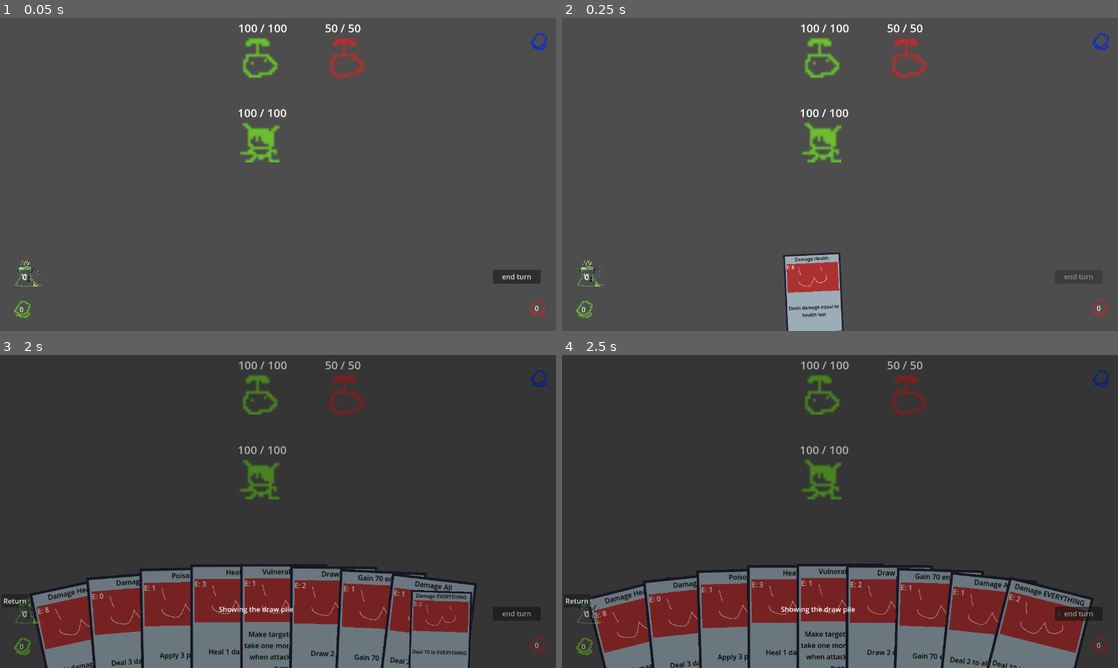
Above: before the commit, frames 1-4 (two rows, left to right).
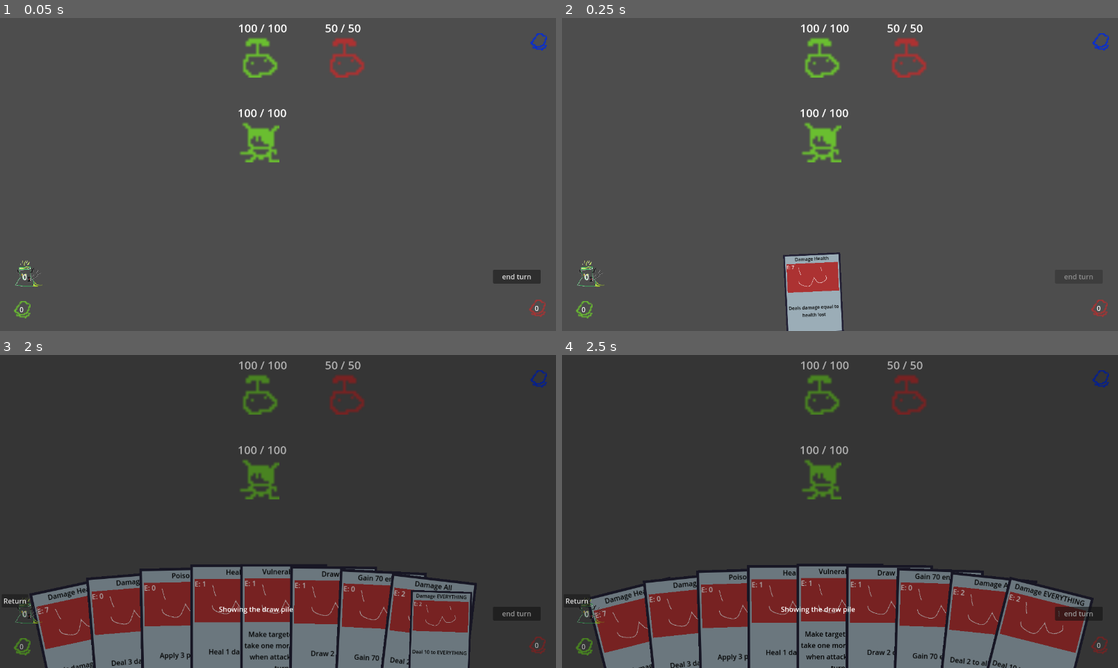
Above: after the commit, the same moments.

Repository: Saplings-Projects/1M_sub
Game: Godot game, scene res://#Scenes/TestingScene.tscn
The game is run twice, just before and just after one commit, with the same random seed, the same clock (stepped at 60 frames per second) and the same inputs.
Inputs (mouse positions are in pixels of both pictures, inside the frame that each line leads up to):
- Up to frame 1 (0.05 s): no input
- Up to frame 2 (0.25 s): no input
- Up to frame 3 (2 s): click (255, 624) at 0.52 s; click "0" at 1.25 s
- Up to frame 4 (2.5 s): click "end turn" at 2 s

Frame 1 is identical in both runs. In frame 2, less than 0.1% of the frame differs, in the area x 41-42%, y 79-81%; in frame 3, less than 0.1%, in the area x 8-73%, y 72-83%; in frame 4, less than 0.1%.

Commit message:
Adds a class to hold data for the energy of the card.

Diff:
--- a/Cards/CardBase.gd
+++ b/Cards/CardBase.gd
@@ -14,12 +14,13 @@
 ## For example, consider the card: "Deal 10 damage to all enemies, but take 3 damage"
 
 @export var application_type: Enums.ApplicationType = Enums.ApplicationType.ENEMY_ONLY
-@export var energy_cost: int = 0
 @export var card_title: String = "NULL"
 @export var card_key_art: ImageTexture = null
 @export var card_description: String = "NULL"
 
 @export var card_effects_data: Array[EffectData] = []
+
+@export var energy: EnergyData = EnergyData.new()
 
 func _ready() -> void:
 	card_effects_data = []
--- /dev/null
+++ b/Cards/EnergyData.gd
@@ -0,0 +1,4 @@
+extends Resource
+class_name EnergyData
+
+@export var energy_cost: int = 0
--- a/Cards/Resource/Card_Damage.tres
+++ b/Cards/Resource/Card_Damage.tres
@@ -1,8 +1,9 @@
-[gd_resource type="Resource" script_class="CardBase" load_steps=6 format=3 uid="uid://dxgoopi1roxu4"]
+[gd_resource type="Resource" script_class="CardBase" load_steps=8 format=3 uid="uid://dxgoopi1roxu4"]
 
 [ext_resource type="Script" path="res://Cards/CardBase.gd" id="1_44g0o"]
 [ext_resource type="Script" path="res://Cards/Effects/EffectDamage.gd" id="1_pferl"]
 [ext_resource type="Script" path="res://Cards/Effects/EffectData.gd" id="2_l5jxp"]
+[ext_resource type="Script" path="res://Cards/EnergyData.gd" id="3_3e61b"]
 
 [sub_resource type="Resource" id="Resource_twrvn"]
 script = ExtResource("1_pferl")
@@ -13,10 +14,14 @@
 value = 3
 target_type = 0
 
+[sub_resource type="Resource" id="Resource_psuc1"]
+script = ExtResource("3_3e61b")
+energy_cost = 0
+
 [resource]
 script = ExtResource("1_44g0o")
 application_type = 1
-energy_cost = 0
 card_title = "Damage"
 card_description = "Deal 3 damage"
 card_effects_data = Array[ExtResource("2_l5jxp")]([SubResource("Resource_8ifm0")])
+energy = SubResource("Resource_psuc1")
--- a/Cards/Resource/Card_DamageAll.tres
+++ b/Cards/Resource/Card_DamageAll.tres
@@ -1,8 +1,9 @@
-[gd_resource type="Resource" script_class="CardBase" load_steps=6 format=3 uid="uid://0x385c3nuq8f"]
+[gd_resource type="Resource" script_class="CardBase" load_steps=8 format=3 uid="uid://0x385c3nuq8f"]
 
 [ext_resource type="Script" path="res://Cards/CardBase.gd" id="1_j02oq"]
 [ext_resource type="Script" path="res://Cards/Effects/EffectDamage.gd" id="1_ktww3"]
 [ext_resource type="Script" path="res://Cards/Effects/EffectData.gd" id="2_ar7ey"]
+[ext_resource type="Script" path="res://Cards/EnergyData.gd" id="3_4ylaw"]
 
 [sub_resource type="Resource" id="Resource_f6djy"]
 script = ExtResource("1_ktww3")
@@ -13,10 +14,14 @@
 value = 2
 target_type = 1
 
+[sub_resource type="Resource" id="Resource_iu8pb"]
+script = ExtResource("3_4ylaw")
+energy_cost = 2
+
 [resource]
 script = ExtResource("1_j02oq")
 application_type = 1
-energy_cost = 1
 card_title = "Damage All"
 card_description = "Deal 2 to all enemies"
 card_effects_data = Array[ExtResource("2_ar7ey")]([SubResource("Resource_cwhuj")])
+energy = SubResource("Resource_iu8pb")
--- a/Cards/Resource/Card_DamageHealth.tres
+++ b/Cards/Resource/Card_DamageHealth.tres
@@ -1,7 +1,8 @@
-[gd_resource type="Resource" script_class="CardBase" load_steps=6 format=3 uid="uid://boodcfdepyk5i"]
+[gd_resource type="Resource" script_class="CardBase" load_steps=8 format=3 uid="uid://boodcfdepyk5i"]
 
 [ext_resource type="Script" path="res://Cards/Effects/EffectDamageHealth.gd" id="1_v8nqe"]
 [ext_resource type="Script" path="res://Cards/Effects/EffectData.gd" id="2_v2ps8"]
+[ext_resource type="Script" path="res://Cards/EnergyData.gd" id="3_b6h5g"]
 [ext_resource type="Script" path="res://Cards/CardBase.gd" id="3_bkc3b"]
 
 [sub_resource type="Resource" id="Resource_ssnwy"]
@@ -13,10 +14,14 @@
 value = 0
 target_type = 0
 
+[sub_resource type="Resource" id="Resource_vm20g"]
+script = ExtResource("3_b6h5g")
+energy_cost = 7
+
 [resource]
 script = ExtResource("3_bkc3b")
 application_type = 1
-energy_cost = 8
 card_title = "Damage Health"
 card_description = "Deals damage equal to health lost"
 card_effects_data = Array[ExtResource("2_v2ps8")]([SubResource("Resource_ggt87")])
+energy = SubResource("Resource_vm20g")
--- a/Cards/Resource/Card_Damage_EVERYTHING.tres
+++ b/Cards/Resource/Card_Damage_EVERYTHING.tres
@@ -1,8 +1,9 @@
-[gd_resource type="Resource" script_class="CardBase" load_steps=6 format=3 uid="uid://uv2rili0xf3x"]
+[gd_resource type="Resource" script_class="CardBase" load_steps=8 format=3 uid="uid://uv2rili0xf3x"]
 
 [ext_resource type="Script" path="res://Cards/CardBase.gd" id="1_lia0m"]
 [ext_resource type="Script" path="res://Cards/Effects/EffectDamage.gd" id="1_nff2i"]
 [ext_resource type="Script" path="res://Cards/Effects/EffectData.gd" id="2_581pa"]
+[ext_resource type="Script" path="res://Cards/EnergyData.gd" id="3_d6arn"]
 
 [sub_resource type="Resource" id="Resource_16eay"]
 script = ExtResource("1_nff2i")
@@ -13,10 +14,14 @@
 value = 10
 target_type = 1
 
+[sub_resource type="Resource" id="Resource_qe0xq"]
+script = ExtResource("3_d6arn")
+energy_cost = 2
+
 [resource]
 script = ExtResource("1_lia0m")
 application_type = 2
-energy_cost = 2
 card_title = "Damage EVERYTHING"
 card_description = "Deal 10 to EVERYTHING"
 card_effects_data = Array[ExtResource("2_581pa")]([SubResource("Resource_4ktkc")])
+energy = SubResource("Resource_qe0xq")
--- a/Cards/Resource/Card_DrawCards.tres
+++ b/Cards/Resource/Card_DrawCards.tres
@@ -1,8 +1,9 @@
-[gd_resource type="Resource" script_class="CardBase" load_steps=6 format=3 uid="uid://d4lugn62mmlep"]
+[gd_resource type="Resource" script_class="CardBase" load_steps=8 format=3 uid="uid://d4lugn62mmlep"]
 
 [ext_resource type="Script" path="res://Cards/Effects/EffectDraw.gd" id="1_0a110"]
 [ext_resource type="Script" path="res://Cards/CardBase.gd" id="1_bboy2"]
 [ext_resource type="Script" path="res://Cards/Effects/EffectData.gd" id="2_acoim"]
+[ext_resource type="Script" path="res://Cards/EnergyData.gd" id="3_06oqv"]
 
 [sub_resource type="Resource" id="Resource_2ap55"]
 script = ExtResource("1_0a110")
@@ -13,10 +14,14 @@
 value = 2
 target_type = 1
 
+[sub_resource type="Resource" id="Resource_j6isw"]
+script = ExtResource("3_06oqv")
+energy_cost = 1
+
 [resource]
 script = ExtResource("1_bboy2")
 application_type = 0
-energy_cost = 2
 card_title = "Draw 2"
 card_description = "Draw 2 cards"
 card_effects_data = Array[ExtResource("2_acoim")]([SubResource("Resource_5ywer")])
+energy = SubResource("Resource_j6isw")
--- a/Cards/Resource/Card_Energy.tres
+++ b/Cards/Resource/Card_Energy.tres
@@ -1,7 +1,8 @@
-[gd_resource type="Resource" script_class="CardBase" load_steps=6 format=3 uid="uid://ckaua56xmrxib"]
+[gd_resource type="Resource" script_class="CardBase" load_steps=8 format=3 uid="uid://ckaua56xmrxib"]
 
 [ext_resource type="Script" path="res://Cards/Effects/EffectAddEnergy.gd" id="1_3yh17"]
 [ext_resource type="Script" path="res://Cards/Effects/EffectData.gd" id="2_dr7f0"]
+[ext_resource type="Script" path="res://Cards/EnergyData.gd" id="3_2mfb5"]
 [ext_resource type="Script" path="res://Cards/CardBase.gd" id="3_opvsg"]
 
 [sub_resource type="Resource" id="Resource_jur0i"]
@@ -13,10 +14,14 @@
 value = 70
 target_type = 0
 
+[sub_resource type="Resource" id="Resource_1100t"]
+script = ExtResource("3_2mfb5")
+energy_cost = 0
+
 [resource]
 script = ExtResource("3_opvsg")
 application_type = 0
-energy_cost = 1
 card_title = "Gain 70 energy"
 card_description = "Gain 70 energy"
 card_effects_data = Array[ExtResource("2_dr7f0")]([SubResource("Resource_6gvxm")])
+energy = SubResource("Resource_1100t")
--- a/Cards/Resource/Card_Heal.tres
+++ b/Cards/Resource/Card_Heal.tres
@@ -1,8 +1,9 @@
-[gd_resource type="Resource" script_class="CardBase" load_steps=6 format=3 uid="uid://d12g33rc6c3u5"]
+[gd_resource type="Resource" script_class="CardBase" load_steps=8 format=3 uid="uid://d12g33rc6c3u5"]
 
 [ext_resource type="Script" path="res://Cards/Effects/EffectDamage.gd" id="1_wmkvt"]
 [ext_resource type="Script" path="res://Cards/CardBase.gd" id="1_y1itd"]
 [ext_resource type="Script" path="res://Cards/Effects/EffectData.gd" id="2_y7dlo"]
+[ext_resource type="Script" path="res://Cards/EnergyData.gd" id="3_bs3q8"]
 
 [sub_resource type="Resource" id="Resource_hnan1"]
 script = ExtResource("1_wmkvt")
@@ -13,10 +14,14 @@
 value = -1
 target_type = 1
 
+[sub_resource type="Resource" id="Resource_tm5w3"]
+script = ExtResource("3_bs3q8")
+energy_cost = 1
+
 [resource]
 script = ExtResource("1_y1itd")
 application_type = 0
-energy_cost = 3
 card_title = "Heal"
 card_description = "Heal 1 damage"
 card_effects_data = Array[ExtResource("2_y7dlo")]([SubResource("Resource_amxgq")])
+energy = SubResource("Resource_tm5w3")
--- a/Cards/Resource/Card_Poison.tres
+++ b/Cards/Resource/Card_Poison.tres
@@ -1,9 +1,10 @@
-[gd_resource type="Resource" script_class="CardBase" load_steps=8 format=3 uid="uid://ctx8jsvac84so"]
+[gd_resource type="Resource" script_class="CardBase" load_steps=10 format=3 uid="uid://ctx8jsvac84so"]
 
 [ext_resource type="Script" path="res://Cards/Effects/EffectApplyStatus.gd" id="1_5lji7"]
 [ext_resource type="Script" path="res://Cards/CardBase.gd" id="1_u6k7h"]
 [ext_resource type="Script" path="res://Status/Debuffs/Debuff_Poison.gd" id="2_6vdl1"]
 [ext_resource type="Script" path="res://Cards/Effects/EffectData.gd" id="2_omhae"]
+[ext_resource type="Script" path="res://Cards/EnergyData.gd" id="4_5st18"]
 
 [sub_resource type="Resource" id="Resource_lnhao"]
 script = ExtResource("2_6vdl1")
@@ -21,10 +22,14 @@
 value = 0
 target_type = 0
 
+[sub_resource type="Resource" id="Resource_u8vv3"]
+script = ExtResource("4_5st18")
+energy_cost = 0
+
 [resource]
 script = ExtResource("1_u6k7h")
 application_type = 1
-energy_cost = 1
 card_title = "Poison"
 card_description = "Apply 3 poison"
 card_effects_data = Array[ExtResource("2_omhae")]([SubResource("Resource_bamld")])
+energy = SubResource("Resource_u8vv3")
--- a/Cards/Resource/Card_Vulnerability.tres
+++ b/Cards/Resource/Card_Vulnerability.tres
@@ -1,10 +1,11 @@
-[gd_resource type="Resource" script_class="CardBase" load_steps=10 format=3 uid="uid://b4kmg3lm0e45q"]
+[gd_resource type="Resource" script_class="CardBase" load_steps=12 format=3 uid="uid://b4kmg3lm0e45q"]
 
 [ext_resource type="Script" path="res://Cards/Effects/EffectApplyStatus.gd" id="1_mfh3j"]
 [ext_resource type="Script" path="res://Status/Debuffs/Debuff_Vulnerability.gd" id="2_ina27"]
 [ext_resource type="Script" path="res://Entity/Components/Stats/StatModifiers.gd" id="3_0bc5c"]
 [ext_resource type="Script" path="res://Cards/Effects/EffectData.gd" id="4_4xhgl"]
 [ext_resource type="Script" path="res://Cards/CardBase.gd" id="5_18b6y"]
+[ext_resource type="Script" path="res://Cards/EnergyData.gd" id="5_c06k8"]
 
 [sub_resource type="Resource" id="Resource_5jitw"]
 script = ExtResource("3_0bc5c")
@@ -30,10 +31,14 @@
 value = 0
 target_type = 0
 
+[sub_resource type="Resource" id="Resource_1qkpb"]
+script = ExtResource("5_c06k8")
+energy_cost = 1
+
 [resource]
 script = ExtResource("5_18b6y")
 application_type = 1
-energy_cost = 1
 card_title = "Vulnerable 1"
 card_description = "Make targeted entity take one more damage when attacked for 3 turns"
 card_effects_data = Array[ExtResource("4_4xhgl")]([SubResource("Resource_8k1ut")])
+energy = SubResource("Resource_1qkpb")
--- a/Entity/Components/EnergyComponent.gd
+++ b/Entity/Components/EnergyComponent.gd
@@ -14,13 +14,13 @@
 		return true
 
 	if card != null:
-		return energy >= card.card_data.energy_cost
+		return energy >= card.card_data.energy.energy_cost
 
 	return true
 
 
 func use_energy(card: CardBase) -> void:
-	energy -= card.energy_cost
+	energy -= card.energy.energy_cost
 
 	if energy < 0:
 		push_error("energy cannot be negative")
--- a/UI/CardUISetter.gd
+++ b/UI/CardUISetter.gd
@@ -27,7 +27,7 @@
 func _on_card_initialized(in_card_data: CardBase) -> void:
 	title_label.text = in_card_data.card_title
 	description_label.text = in_card_data.card_description
-	energy_label.text = "E: " + str(in_card_data.energy_cost)
+	energy_label.text = "E: " + str(in_card_data.energy.energy_cost)
 	if in_card_data.card_key_art:
 		key_art.texture = in_card_data.card_key_art
 	else:
